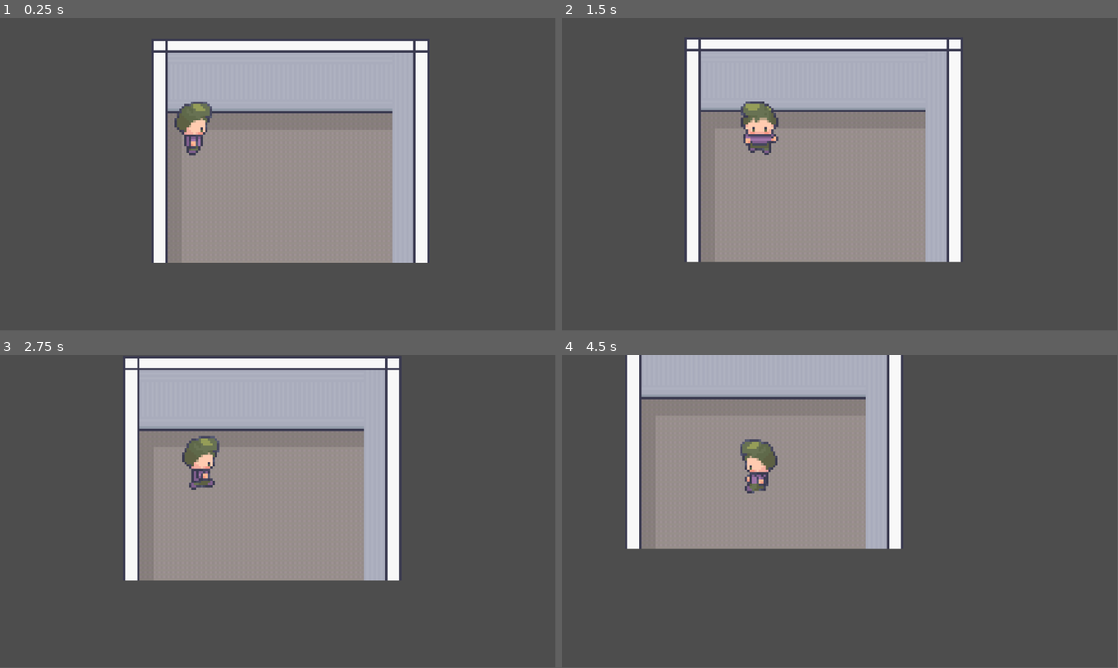
Above: before the commit, frames 1-4 (two rows, left to right).
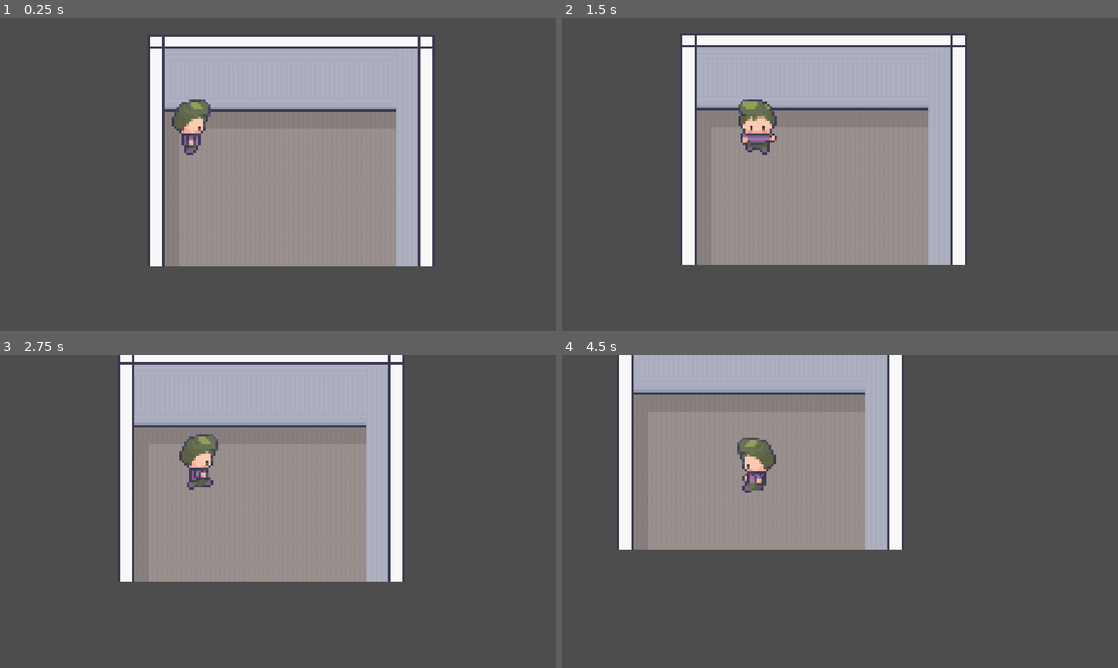
Above: after the commit, the same moments.

Repository: karateka-git/LTOffice
Game: Godot game, scene res://scenes/map/map.tscn
The game is run twice, just before and just after one commit, with the same random seed, the same clock (stepped at 60 frames per second) and the same inputs.
Inputs (mouse positions are in pixels of both pictures, inside the frame that each line leads up to):
- Up to frame 1 (0.25 s): no input
- Up to frame 2 (1.5 s): move the mouse to (962, 158) at 0.52 s; click (962, 158) at 0.67 s; move the mouse to (728, 190) at 1.27 s; click (728, 190) at 1.42 s
- Up to frame 3 (2.75 s): move the mouse to (333, 442) at 2.02 s; click (333, 442) at 2.17 s
- Up to frame 4 (4.5 s): move the mouse to (812, 574) at 2.77 s; click (812, 574) at 2.92 s; move the mouse to (1006, 558) at 3.52 s; click (1006, 558) at 3.67 s; move the mouse to (673, 464) at 4.27 s; click (673, 464) at 4.42 s
In our replay, the window is 799x449 before the commit and 800x450 after it. These sizes can differ from the game's own. Grey fills any space a smaller window leaves; there, only what the larger window draws over its background counts as a difference.

The runs differ from the first frame. In frame 1, 6.3% of the frame differs, in the area x 27-78%, y 6-80%; in frame 2, 6.2%; in frame 3, 6.3%, in the area x 21-73%, y 0-73%; in frame 4, 4.1%.

Commit message:
Поправил перемещение игрока на девайсе

Diff:
--- a/project.godot
+++ b/project.godot
@@ -17,8 +17,7 @@
 
 [display]
 
-window/stretch/aspect="ignore"
-window/stretch/scale=0.97
+window/stretch/mode="canvas_items"
 
 [dotnet]
 
@@ -40,7 +39,6 @@
 [input_devices]
 
 pointing/emulate_touch_from_mouse=true
-pointing/emulate_mouse_from_touch=false
 
 [rendering]
 
--- a/scenes/characters/player/player.gd
+++ b/scenes/characters/player/player.gd
@@ -12,8 +12,12 @@
 	click_position = Vector2(position.x, position.y)
 
 func _input(event):
-	if event is InputEventMouseButton and event.pressed or event is InputEventScreenTouch and event.pressed:
+	if event is InputEventMouseButton and event.pressed:
 		click_position = get_global_mouse_position()
+		#click_position = to_global(event.position)
+	elif event is InputEventScreenTouch and event.pressed:
+		click_position = get_global_mouse_position()
+		#click_position = get_canvas_transform().affine_inverse().translated(event.position).origin
 
 func _physics_process(delta):
 	var target_position = (click_position - position).normalized()
Not shown, changed: build/app.apk
Not shown, changed: build/app.apk.idsig
